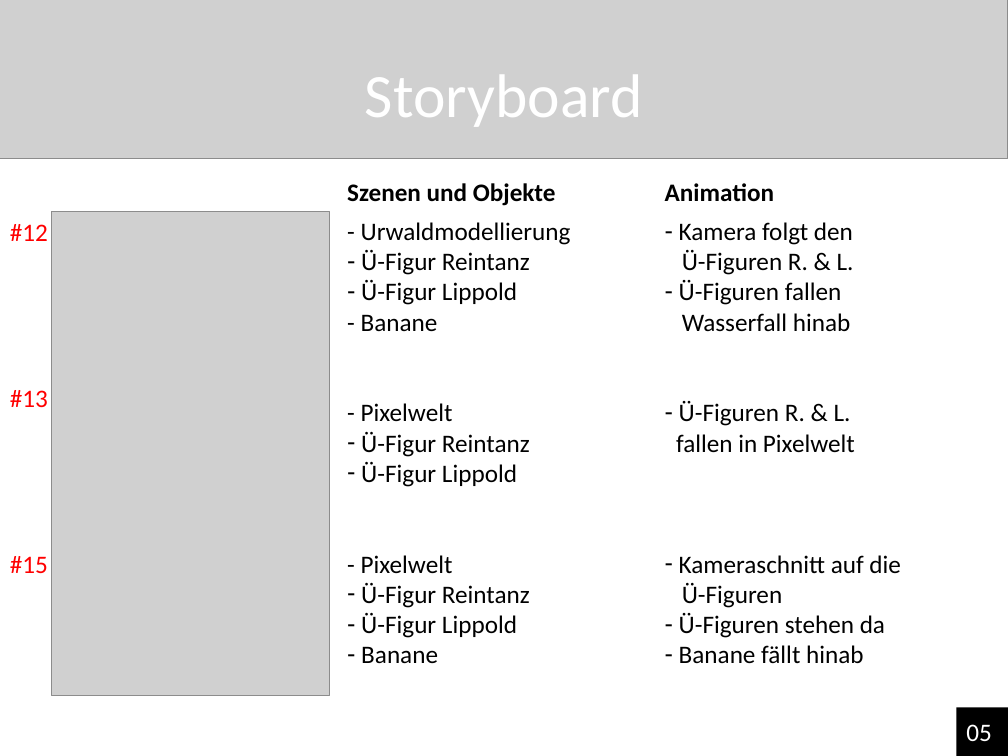
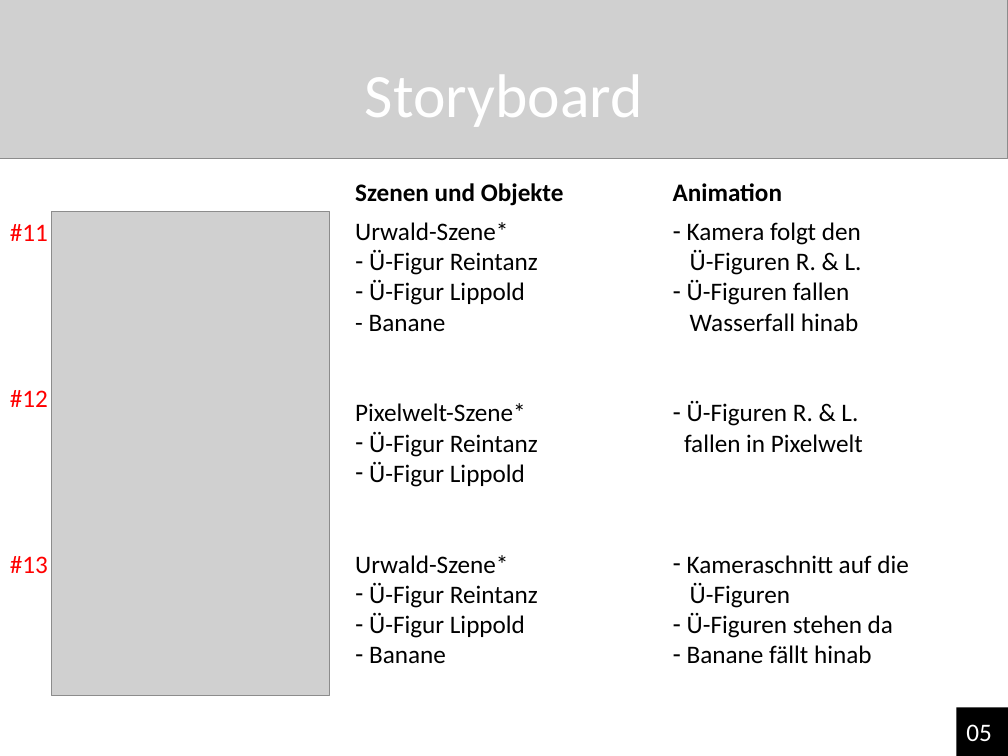
Before and after one commit to NReintanz/Pixie, a slide deck: slide 7 of 00_Organsiatorisches/Pixie‘s großes Abenteuer.pptx. Drawn at 1008x756 pixels with LibreOffice and Linux fonts; fonts in the diff are those of the drawing; grey boxes stand for pictures. Boxes give left, top, right and bottom in pixels: in the first picture for what was removed or moved away, otherwise in the second. Text is boxed around its words. In the diff, an @@ line names an element or a change of style, - is before the commit and + after.

```diff
--- a/00_Organsiatorisches/Pixie‘s großes Abenteuer.pptx
+++ b/00_Organsiatorisches/Pixie‘s großes Abenteuer.pptx
@@ text "Szenen und Objekte": place and size @@
-text "Szenen und Objekte" at (347,183,556,206)
+text "Szenen und Objekte" at (355,183,564,206)
@@ text "Animation": place and size @@
-text "Animation" at (665,183,774,201)
+text "Animation" at (673,183,782,202)
@@ text at (10,224,48,241): text changed @@
-#12
+#11
@@ text at (355,222,508,240): text changed @@
-- Urwaldmodellierung
+Urwald-Szene*
@@ text "Kamera folgt den": place and size @@
-text "Kamera folgt den" at (676,222,900,663)
+text "Kamera folgt den" at (684,222,908,663)
@@ text at (10,390,48,407): text changed @@
-#13
+#12
@@ text at (355,403,526,421): text changed @@
-- Pixelwelt
+Pixelwelt-Szene*
@@ text at (10,556,48,573): text changed @@
-#15
+#13
@@ text at (355,555,508,573): text changed @@
-- Pixelwelt
+Urwald-Szene*
```
Also in this commit, not shown: 8 other slides changed, 3 other files.
